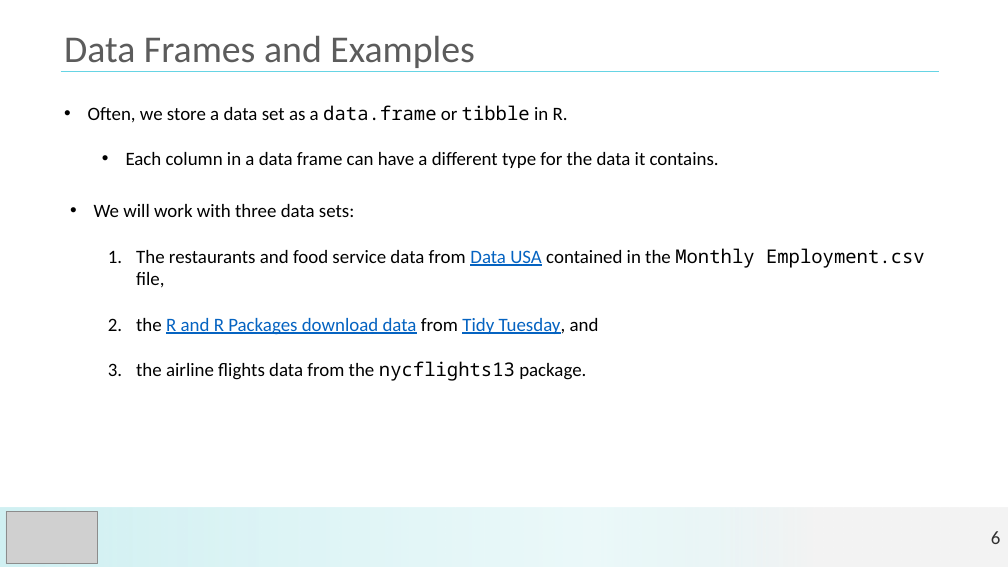
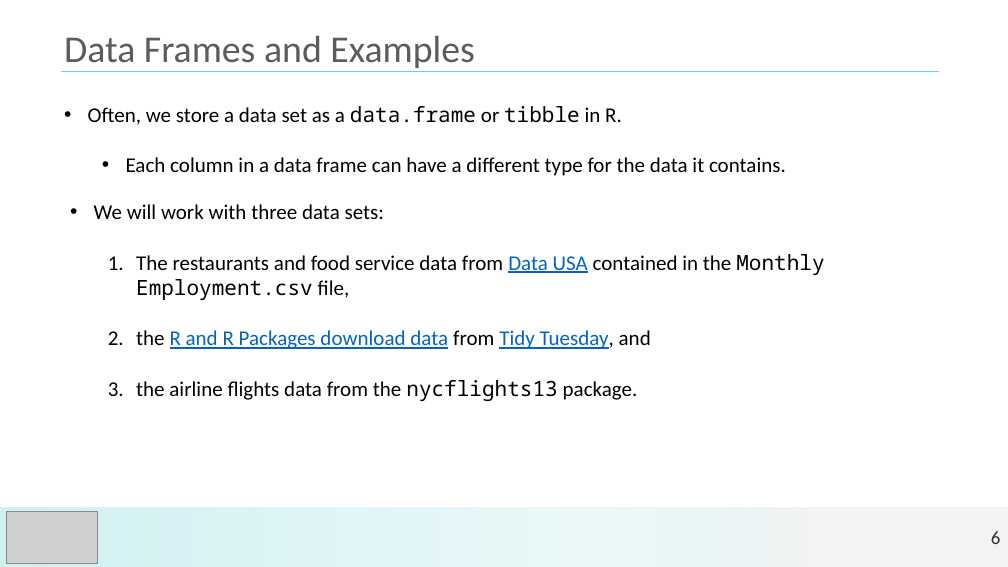
Before and after one commit to jmgraham30/SWBmodules, a slide deck: slide 6 of slides/date_time_lecture.pptx. Drawn at 1008x567 pixels with LibreOffice and Linux fonts; fonts in the diff are those of the drawing; grey boxes stand for pictures. Boxes give left, top, right and bottom in pixels: in the first picture for what was removed or moved away, otherwise in the second. Text is boxed around its words. In the diff, an @@ line names an element or a change of style, - is before the commit and + after.

```diff
--- a/slides/date_time_lecture.pptx
+++ b/slides/date_time_lecture.pptx
@@ text "Often, we store a data ..." at <box>88,106,786,176</box>: size 18 to 20 pt @@
@@ text "We will work with three ..." at <box>94,204,824,401</box>: size 18 to 20 pt @@
```
Also in this commit, not shown: 17 other slides changed, 5 other files.
